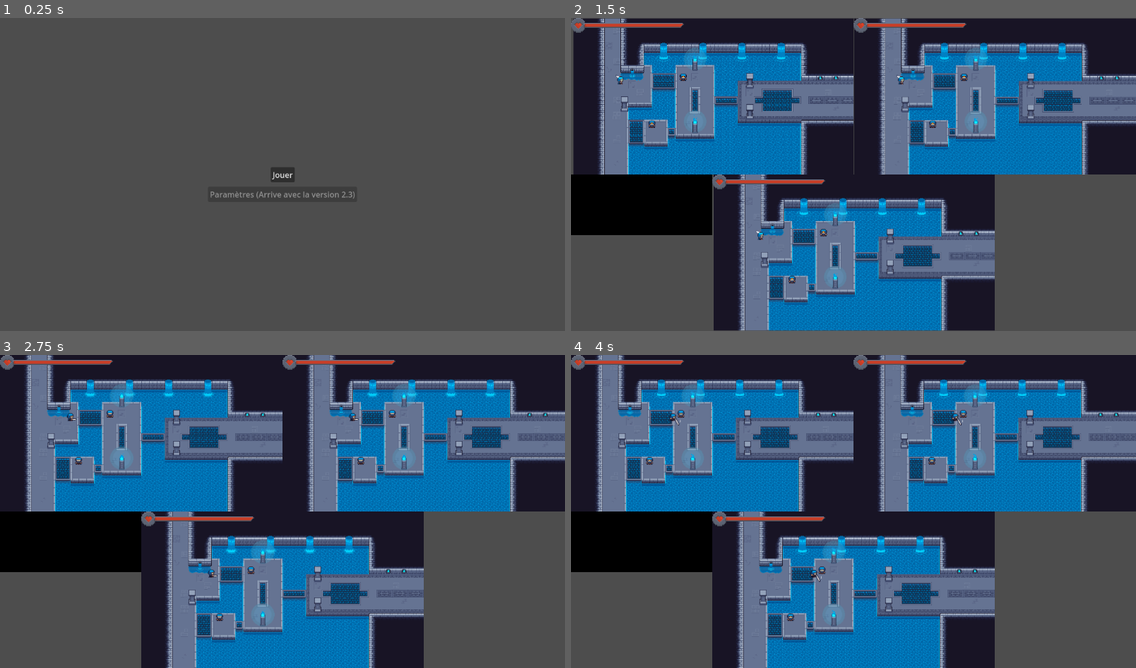
Above: before the commit, frames 1-4 (two rows, left to right).
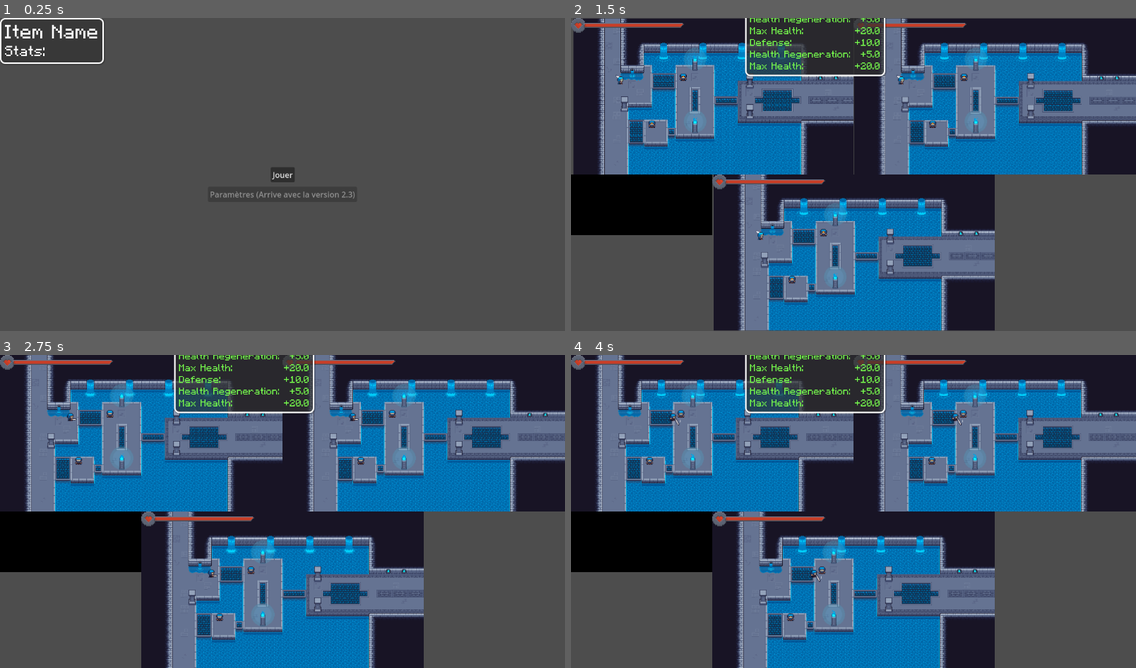
Above: after the commit, the same moments.

Repository: Supertolek/jeu-trop-koul
Game: Godot game, scene res://scenes/home_screen.tscn
The game is run twice, just before and just after one commit, with the same random seed, the same clock (stepped at 60 frames per second) and the same inputs.
Inputs (mouse positions are in pixels of both pictures, inside the frame that each line leads up to):
- Up to frame 1 (0.25 s): no input
- Up to frame 2 (1.5 s): click "Jouer" at 0.5 s; tap Enter at 1.25 s; move the mouse to (977, 158) at 1.27 s; press the mouse at (977, 158) at 1.28 s; hold Right (move_right) from 1.28 s (still down)
- Up to frame 3 (2.75 s): tap Shift (shift) at 1.55 s; release Right (move_right) at 2 s; release the mouse at (406, 495) at 2 s; drag from (169, 527) to (254, 574) at 2.02 s
- Up to frame 4 (4 s): move the mouse to (910, 442) at 2.77 s; press the mouse at (910, 442) at 2.78 s; hold Right (move_right) 2.78-3.5 s; tap Shift (shift) at 3.05 s; release the mouse at (910, 442) at 3.5 s; drag from (825, 574) to (684, 464) at 3.52 s

The runs differ from the first frame. In frame 1, 0.6% of the frame differs, in the area x 0-19%, y 0-15%; in frame 2, 2.2%; in frame 3, 2.2%, in the area x 30-56%, y 0-19%; in frame 4, 2.2%.

Commit message:
Support de l'inventaire à la manette

Diff:
--- a/project.godot
+++ b/project.godot
@@ -83,16 +83,20 @@
 shift={
 "deadzone": 0.2,
 "events": [Object(InputEventKey,"resource_local_to_scene":false,"resource_name":"","device":-1,"window_id":0,"alt_press …(195 unchanged characters)…
+, Object(InputEventJoypadMotion,"resource_local_to_scene":false,"resource_name":"","device":-1,"axis":5,"axis_value":1.0,"script":null)
+, Object(InputEventJoypadMotion,"resource_local_to_scene":false,"resource_name":"","device":-1,"axis":4,"axis_value":1.0,"script":null)
 ]
 }
 move_ui_left={
 "deadzone": 0.2,
 "events": [Object(InputEventKey,"resource_local_to_scene":false,"resource_name":"","device":-1,"window_id":0,"alt_press …(191 unchanged characters)…
+, Object(InputEventJoypadButton,"resource_local_to_scene":false,"resource_name":"","device":-1,"button_index":9,"pressure":0.0,"pressed":true,"script":null)
 ]
 }
 move_ui_right={
 "deadzone": 0.2,
 "events": [Object(InputEventKey,"resource_local_to_scene":false,"resource_name":"","device":-1,"window_id":0,"alt_press …(192 unchanged characters)…
+, Object(InputEventJoypadButton,"resource_local_to_scene":false,"resource_name":"","device":-1,"button_index":10,"pressure":0.0,"pressed":true,"script":null)
 ]
 }
 open_inventory={
--- a/scenes/inventory.tscn
+++ b/scenes/inventory.tscn
@@ -77,6 +77,7 @@
 offset_top = -50.0
 offset_right = 50.0
 offset_bottom = 50.0
+focus_neighbor_bottom = NodePath("../../EquipedWeaponContainer/EquipedWeaponSlot")
 slot_type = 1
 
 [node name="EquipedWeaponContainer" type="Control" parent="VBoxContainer/InventoryBody/EquipedItemsMarginContainer/EquipedItemSpliter"]
@@ -96,6 +97,7 @@
 offset_top = -50.0
 offset_right = 50.0
 offset_bottom = 50.0
+focus_neighbor_top = NodePath("../../EquipedArmorContainer/EquipedArmorSlot")
 slot_type = 1
 
 [node name="MainInventoryMarginContainer" type="MarginContainer" parent="VBoxContainer/InventoryBody"]
@@ -345,6 +347,8 @@
 layout_mode = 2
 size_flags_horizontal = 4
 size_flags_vertical = 4
+focus_neighbor_top = NodePath("../../../../ItemForgeModifiedItemContainer/VBoxContainer/ModifiedItemInventorySlot")
+focus_neighbor_right = NodePath("../../SecondItemModifierContainer/SecondItemModifierInventorySlot")
 slot_type = 1
 
 [node name="SecondItemModifierContainer" type="VBoxContainer" parent="VBoxContainer/InventoryBody/ItemForgeMarginContainer/VBoxContainer/ItemForgeItemModifierTabContainer/ItemForgeItemModifierHContainer"]
@@ -357,6 +361,9 @@
 layout_mode = 2
 size_flags_horizontal = 4
 size_flags_vertical = 4
+focus_neighbor_left = NodePath("../../FirstItemModifierContainer/FirstItemModifierInventorySlot")
+focus_neighbor_top = NodePath("../../../../ItemForgeModifiedItemContainer/VBoxContainer/ModifiedItemInventorySlot")
+focus_neighbor_right = NodePath("../../ThirdItemModifierContainer/ThirdItemModifierInventorySlot")
 slot_type = 1
 
 [node name="ThirdItemModifierContainer" type="VBoxContainer" parent="VBoxContainer/InventoryBody/ItemForgeMarginContainer/VBoxContainer/ItemForgeItemModifierTabContainer/ItemForgeItemModifierHContainer"]
@@ -368,6 +375,8 @@
 layout_mode = 2
 size_flags_horizontal = 4
 size_flags_vertical = 4
+focus_neighbor_left = NodePath("../../SecondItemModifierContainer/SecondItemModifierInventorySlot")
+focus_neighbor_top = NodePath("../../../../ItemForgeModifiedItemContainer/VBoxContainer/ModifiedItemInventorySlot")
 slot_type = 1
 
 [node name="ItemForgeItemModifierMarginControl" type="Control" parent="VBoxContainer/InventoryBody/ItemForgeMarginContainer/VBoxContainer/ItemForgeItemModifierTabContainer"]
--- a/scenes/inventory_slot.tscn
+++ b/scenes/inventory_slot.tscn
@@ -1,7 +1,25 @@
-[gd_scene load_steps=3 format=3 uid="uid://ckrr6cdh6r0or"]
+[gd_scene load_steps=5 format=3 uid="uid://ckrr6cdh6r0or"]
 
 [ext_resource type="Script" uid="uid://dx7m66pfmbe77" path="res://scripts/inventory_slot.gd" id="1_bxqf6"]
 [ext_resource type="Texture2D" uid="uid://t8cyod5vcfvf" path="res://assets/UI/slot_bg.png" id="2_hddt5"]
+
+[sub_resource type="StyleBoxFlat" id="StyleBoxFlat_hddt5"]
+bg_color = Color(1, 1, 1, 1)
+draw_center = false
+border_width_left = 2
+border_width_top = 2
+border_width_right = 2
+border_width_bottom = 2
+border_color = Color(1, 1, 1, 1)
+
+[sub_resource type="StyleBoxFlat" id="StyleBoxFlat_bxqf6"]
+bg_color = Color(1, 1, 1, 1)
+draw_center = false
+border_width_left = 2
+border_width_top = 2
+border_width_right = 2
+border_width_bottom = 2
+border_color = Color(1.34766e-06, 0.724599, 0.726678, 1)
 
 [node name="InventorySlot" type="Button"]
 self_modulate = Color(1, 1, 1, 0)
@@ -15,9 +33,13 @@
 
 [node name="AspectRatioContainer" type="AspectRatioContainer" parent="."]
 layout_mode = 1
-anchors_preset = 15
+anchors_preset = -1
 anchor_right = 1.0
 anchor_bottom = 1.0
+offset_left = 5.0
+offset_top = 5.0
+offset_right = -5.0
+offset_bottom = -5.0
 grow_horizontal = 2
 grow_vertical = 2
 
@@ -29,6 +51,36 @@
 layout_mode = 2
 mouse_filter = 1
 
+[node name="Focus" type="Panel" parent="AspectRatioContainer/Control"]
+unique_name_in_owner = true
+visible = false
+show_behind_parent = true
+layout_mode = 1
+anchors_preset = -1
+anchor_right = 1.0
+anchor_bottom = 1.0
+offset_left = -5.0
+offset_top = -5.0
+offset_right = 5.0
+offset_bottom = 5.0
+mouse_filter = 2
+theme_override_styles/panel = SubResource("StyleBoxFlat_hddt5")
+
+[node name="Selected" type="Panel" parent="AspectRatioContainer/Control"]
+unique_name_in_owner = true
+visible = false
+show_behind_parent = true
+layout_mode = 1
+anchors_preset = -1
+anchor_right = 1.0
+anchor_bottom = 1.0
+offset_left = -5.0
+offset_top = -5.0
+offset_right = 5.0
+offset_bottom = 5.0
+mouse_filter = 2
+theme_override_styles/panel = SubResource("StyleBoxFlat_bxqf6")
+
 [node name="ItemTexture" type="TextureRect" parent="AspectRatioContainer/Control"]
 unique_name_in_owner = true
 layout_mode = 1
@@ -38,14 +90,8 @@
 anchor_right = 0.968
 anchor_bottom = 0.968
 
-[node name="Panel" type="Panel" parent="."]
-visible = false
-show_behind_parent = true
-layout_mode = 0
-offset_right = 40.0
-offset_bottom = 40.0
-mouse_filter = 2
-
+[connection signal="focus_entered" from="." to="." method="_on_focus_entered"]
+[connection signal="focus_exited" from="." to="." method="_on_focus_exited"]
 [connection signal="gui_input" from="." to="." method="_on_gui_input"]
 [connection signal="mouse_entered" from="." to="." method="_on_mouse_entered"]
 [connection signal="mouse_exited" from="." to="." method="_on_mouse_exited"]
--- a/scenes/popups.tscn
+++ b/scenes/popups.tscn
@@ -37,7 +37,6 @@
 
 [node name="ItemPopup" type="PanelContainer" parent="CanvasLayer"]
 unique_name_in_owner = true
-visible = false
 offset_right = 40.0
 offset_bottom = 40.0
 theme_override_styles/panel = SubResource("StyleBoxFlat_jha0h")
--- a/scripts/inventory.gd
+++ b/scripts/inventory.gd
@@ -1,7 +1,8 @@
 extends Control
 
 class_name InventoryUI
-var a: Dictionary
+#var a: Dictionary
+var device_id: int = 0
 
 var inventory_data: Dictionary = {
 	"equiped_weapon": null,
@@ -22,6 +23,12 @@
 		preload("res://Resources/Items/Items_Modifiers/attack_of_some.tres").duplicate(),
 		preload("res://Resources/Items/Items_Modifiers/bread.tres").duplicate(),
 		preload("res://Resources/Items/Armor/a_cool_chestplate.tres").duplicate(),
+		preload("res://Resources/Items/Armor/a_cool_chestplate.tres").duplicate(),
+		preload("res://Resources/Items/Armor/a_cool_chestplate.tres").duplicate(),
+		preload("res://Resources/Items/Armor/a_cool_chestplate.tres").duplicate(),
+		preload("res://Resources/Items/Weapon/test_sword.tres").duplicate(),
+		preload("res://Resources/Items/Weapon/test_sword.tres").duplicate(),
+		preload("res://Resources/Items/Weapon/test_sword.tres").duplicate(),
 		preload("res://Resources/Items/Weapon/test_sword.tres").duplicate(),
 	]
 }
@@ -29,6 +36,26 @@
 @onready var inventorySlot: PackedScene = preload("res://scenes/inventory_slot.tscn")
 @onready var scene_is_ready = true
 var inventory_tab_index: int = 0
+var focused_inventory_slot: InventorySlot = null:
+	set(value):
+		if value:
+			if focused_inventory_slot:
+				focused_inventory_slot._on_mouse_exited()
+				await get_tree().process_frame
+			value._on_mouse_entered()
+		elif focused_inventory_slot:
+			focused_inventory_slot._on_mouse_exited()
+		focused_inventory_slot = value
+		Popups.device_id = device_id
+var selected_inventory_slot: InventorySlot = null:
+	set(value):
+		if value:
+			value.select()
+			if selected_inventory_slot:
+				selected_inventory_slot.diselect()
+		else:
+			selected_inventory_slot.diselect()
+		selected_inventory_slot = value
 
 
 @onready var modified_item_name: RichTextLabel = %ModifiedItemName
@@ -63,19 +90,46 @@
 
 	modified_item_inventory_slot.slot_pressed.connect(start_dragging)
 	modified_item_inventory_slot.slot_released.connect(stop_dragging)
+	modified_item_inventory_slot.slot_focused.connect(change_focus)
+	modified_item_inventory_slot.device_id = device_id
+	#modified_item_inventory_slot.slot_selected.connect(select_inventory_slot)
+	#modified_item_inventory_slot.slot_diselected.connect(diselect_inventory_slot)
 	first_item_modifier_inventory_slot.slot_pressed.connect(start_dragging)
 	first_item_modifier_inventory_slot.slot_released.connect(stop_dragging)
+	first_item_modifier_inventory_slot.slot_focused.connect(change_focus)
+	first_item_modifier_inventory_slot.device_id = device_id
+	#first_item_modifier_inventory_slot.slot_selected.connect(select_inventory_slot)
+	#first_item_modifier_inventory_slot.slot_diselected.connect(diselect_inventory_slot)
 	second_item_modifier_inventory_slot.slot_pressed.connect(start_dragging)
 	second_item_modifier_inventory_slot.slot_released.connect(stop_dragging)
+	second_item_modifier_inventory_slot.slot_focused.connect(change_focus)
+	second_item_modifier_inventory_slot.device_id = device_id
+	#second_item_modifier_inventory_slot.slot_selected.connect(select_inventory_slot)
+	#second_item_modifier_inventory_slot.slot_diselected.connect(diselect_inventory_slot)
 	third_item_modifier_inventory_slot.slot_pressed.connect(start_dragging)
 	third_item_modifier_inventory_slot.slot_released.connect(stop_dragging)
+	third_item_modifier_inventory_slot.slot_focused.connect(change_focus)
+	third_item_modifier_inventory_slot.device_id = device_id
+	#third_item_modifier_inventory_slot.slot_selected.connect(select_inventory_slot)
+	#third_item_modifier_inventory_slot.slot_diselected.connect(diselect_inventory_slot)
 	equiped_armor_inventory_slot.slot_pressed.connect(start_dragging)
 	equiped_armor_inventory_slot.slot_released.connect(stop_dragging)
+	equiped_armor_inventory_slot.slot_focused.connect(change_focus)
+	equiped_armor_inventory_slot.device_id = device_id
+	#equiped_armor_inventory_slot.slot_selected.connect(select_inventory_slot)
+	#equiped_armor_inventory_slot.slot_diselected.connect(diselect_inventory_slot)
 	equiped_weapon_inventory_slot.slot_pressed.connect(start_dragging)
 	equiped_weapon_inventory_slot.slot_released.connect(stop_dragging)
+	equiped_weapon_inventory_slot.slot_focused.connect(change_focus)
+	equiped_weapon_inventory_slot.device_id = device_id
+	#equiped_weapon_inventory_slot.slot_selected.connect(select_inventory_slot)
+	#equiped_weapon_inventory_slot.slot_diselected.connect(diselect_inventory_slot)
 
 func _process(_delta: float) -> void:
 	# Dragging item system
+	if device_id >= 0:
+		inventory_scroll_container.scroll_vertical += Input.get_joy_axis(device_id,JOY_AXIS_RIGHT_Y) * 10
+
 	if is_dragging:
 		dragged_item_texture_rect.global_position = get_global_mouse_position()-dragged_item_texture_rect.size/2
 
@@ -97,6 +151,39 @@
 	reset_forge_modified_item()
 	return inventory_data
 
+
+# CONTROLLER MOVEMENT
+
+func change_focus(to:InventorySlot):
+	if device_id == -2: return
+	focused_inventory_slot = to
+
+func select_inventory_slot():
+	if device_id == -2: return
+	if selected_inventory_slot == focused_inventory_slot:
+		selected_inventory_slot = null
+	elif selected_inventory_slot == null:
+		selected_inventory_slot = focused_inventory_slot
+	elif focused_inventory_slot.slot_type == InventorySlot.SLOT_TYPE.IN_INVENTORY:
+		print('to_inv')
+		dragged_slot = selected_inventory_slot
+		dragged_item = dragged_slot.item
+		stop_dragging(selected_inventory_slot, tab_container)
+		selected_inventory_slot = null
+		await get_tree().process_frame
+		if tab_container.get_child(inventory_tab_index).get_child_count() == 0: return
+		tab_container.get_child(inventory_tab_index).get_child(0).grab_focus()
+	else:
+		print('to_sw_else')
+		dragged_slot = selected_inventory_slot
+		dragged_item = dragged_slot.item
+		stop_dragging(selected_inventory_slot, focused_inventory_slot)
+		selected_inventory_slot = null
+		focused_inventory_slot = focused_inventory_slot
+
+
+func diselect_inventory_slot():
+	pass
 
 
 # DRAGGING ITEM SYSTEM
@@ -123,6 +210,7 @@
 
 
 func start_dragging(slot: InventorySlot):
+	if device_id >= 0: return
 	dragged_slot = slot
 	dragged_item = slot.item
 	dragged_item_texture_rect.visible = true
@@ -130,11 +218,13 @@
 	dragged_item_texture_rect.texture = slot.item_texture.texture
 	is_dragging = true
 
-func stop_dragging(initial_slot: InventorySlot):
+func stop_dragging(initial_slot: InventorySlot, collider = null):
 	# La façon dont cette fonction marche est la suivante:
 
 	# Tout d'abord, on récupère sur quel collider l'objet a été laché
-	var collider = get_dragging_collider()
+	if !collider:
+		if device_id >= 0: return
+		collider = get_dragging_collider()
 	# Et puis on éxécute un programme différent en fonction de où l'objet a été laché.
 	match dragging_colliders.find(collider):
 		0: # Si l'objet est laché sur le tab_container
@@ -242,7 +332,7 @@
 							2: # Si c'est le Premier Item Modifier
 								modified_item_inventory_slot.item.first_item_modifier = null # On l'enlève
 								set_forge_modified_item(modified_item_inventory_slot) # Et on refresh l'affichage de l'item forgé
-							4: # Si c'est le Second Item Modifier
+							3: # Si c'est le Second Item Modifier
 								modified_item_inventory_slot.item.second_item_modifier = null # On l'enlève
 								set_forge_modified_item(modified_item_inventory_slot) # Et on refresh l'affichage de l'item forgé
 
@@ -282,13 +372,19 @@
 	if scene_is_ready:
 		_resize_TabContainer()
 
-func _input(_event:InputEvent) -> void:
+func _input(event:InputEvent) -> void:
+	if (!(event is InputEventKey or event is InputEventMouse) and device_id == -2) or\
+	 ((event is InputEventKey or event is InputEventMouse) and device_id >=0) or\
+	(device_id >= 0 and event.device != device_id): return
 
 	# Inventory Container Managment
 	var menu_dir = int(Input.get_axis("move_ui_left","move_ui_right"))
 	if Input.is_action_just_pressed("move_ui_left") or Input.is_action_just_pressed("move_ui_right"):
 		inventory_tab_index = posmod(inventory_tab_index + menu_dir, category_tab_container.get_child_count())
 		update_inventory_tabContainer()
+	if event.is_action_pressed("attack"):
+		print('hi1')
+		select_inventory_slot()
 
 func _on_all_item_category_button_pressed() -> void:
 	inventory_tab_index = 0
@@ -306,6 +402,7 @@
 func update_inventory_tabContainer():
 	# Set the current tab to the value stored internaly
 	tab_container.current_tab = inventory_tab_index
+	print(tab_container.get_child(inventory_tab_index).name)
 
 	# Resize the new tab
 	_resize_TabContainer()
@@ -330,6 +427,10 @@
 	while number_of_columns * (item_slot_size + item_slot_separation) < inventory_scroll_container_size:
 		number_of_columns += 1
 	selected_tab.columns = number_of_columns - 1
+	if device_id == -2: return
+	if focused_inventory_slot and focused_inventory_slot.slot_type == InventorySlot.SLOT_TYPE.IN_PREVIEW: return
+	if tab_container.get_child(inventory_tab_index).get_child_count() == 0: return
+	tab_container.get_child(inventory_tab_index).get_child(0).grab_focus()
 
 enum TAB_CONTAINER_PARTS {
 	ALL_ITEMS,
@@ -353,6 +454,11 @@
 
 					item_slot.slot_pressed.connect(start_dragging)
 					item_slot.slot_released.connect(stop_dragging)
+					item_slot.slot_focused.connect(change_focus)
+
+					item_slot.device_id = device_id
+					#item_slot.slot_selected.connect(select_inventory_slot)
+					#item_slot.slot_diselected.connect(diselect_inventory_slot)
 					targeted_container.add_child(item_slot)
 
 			TAB_CONTAINER_PARTS.WEAPON:
@@ -364,6 +470,10 @@
 
 						item_slot.slot_pressed.connect(start_dragging)
 						item_slot.slot_released.connect(stop_dragging)
+						item_slot.slot_focused.connect(change_focus)
+						item_slot.device_id = device_id
+						#item_slot.slot_selected.connect(select_inventory_slot)
+						#item_slot.slot_diselected.connect(diselect_inventory_slot)
 						targeted_container.add_child(item_slot)
 
 			TAB_CONTAINER_PARTS.ARMOR:
@@ -375,6 +485,10 @@
 
 						item_slot.slot_pressed.connect(start_dragging)
 						item_slot.slot_released.connect(stop_dragging)
+						item_slot.slot_focused.connect(change_focus)
+						item_slot.device_id = device_id
+						#item_slot.slot_selected.connect(select_inventory_slot)
+						#item_slot.slot_diselected.connect(diselect_inventory_slot)
 						targeted_container.add_child(item_slot)
 
 			TAB_CONTAINER_PARTS.ITEM_MODIFIER:
@@ -386,6 +500,10 @@
 
 						item_slot.slot_pressed.connect(start_dragging)
 						item_slot.slot_released.connect(stop_dragging)
+						item_slot.slot_focused.connect(change_focus)
+						item_slot.device_id = device_id
+						#item_slot.slot_selected.connect(select_inventory_slot)
+						#item_slot.slot_diselected.connect(diselect_inventory_slot)
 						targeted_container.add_child(item_slot)
 
 
@@ -399,6 +517,9 @@
 	modified_item_description.text = ""
 	item_forge_item_modifier_tab_container.current_tab = 1
 	modified_item_inventory_slot.item = null
+	modified_item_inventory_slot.focus_neighbor_left = NodePath("")
+	modified_item_inventory_slot.focus_neighbor_bottom = NodePath("")
+	modified_item_inventory_slot.focus_neighbor_right = NodePath("")
 
 func set_forge_modified_item(slot: InventorySlot):
 	"""Set the selected Item in the Main Inventory Slot of the Forgery to the item contain in the slot gived as a parameter."""
@@ -417,6 +538,9 @@
 				var item_modifier_slot = item_forge_item_modifier_h_container.get_child(item_modifier_container_index).get_child(0)
 				item_modifier_slot.item = item_modifiers[item_modifier_container_index]
 			item_forge_item_modifier_tab_container.current_tab = 0
+			modified_item_inventory_slot.focus_neighbor_left= first_item_modifier_inventory_slot.get_path()
+			modified_item_inventory_slot.focus_neighbor_bottom = second_item_modifier_inventory_slot.get_path()
+			modified_item_inventory_slot.focus_neighbor_right = third_item_modifier_inventory_slot.get_path()
 
 		GlobalItemsMgmt.TYPE_OF_ITEMS.WEAPON:
 			var item_modifiers: Array[ItemModifier] = new_item.get_item_modifiers(true)
@@ -424,9 +548,16 @@
 				var item_modifier_slot = item_forge_item_modifier_h_container.get_child(item_modifier_container_index).get_child(0)
 				item_modifier_slot.item = item_modifiers[item_modifier_container_index]
 			item_forge_item_modifier_tab_container.current_tab = 0
-
-		GlobalItemsMgmt.TYPE_OF_ITEMS.WEAPON:
+			modified_item_inventory_slot.focus_neighbor_left= first_item_modifier_inventory_slot.get_path()
+			modified_item_inventory_slot.focus_neighbor_bottom = second_item_modifier_inventory_slot.get_path()
+			modified_item_inventory_slot.focus_neighbor_right = third_item_modifier_inventory_slot.get_path()
+
+		GlobalItemsMgmt.TYPE_OF_ITEMS.ITEM_MODIFIER:
 			item_forge_item_modifier_tab_container.current_tab = 1
+			modified_item_inventory_slot.focus_neighbor_left = NodePath("")
+			modified_item_inventory_slot.focus_neighbor_bottom = NodePath("")
+			modified_item_inventory_slot.focus_neighbor_right = NodePath("")
+
 
 # ITEM EQUIPER
 func equip_armor_item(slot:InventorySlot):
--- a/scripts/inventory_slot.gd
+++ b/scripts/inventory_slot.gd
@@ -6,12 +6,17 @@
 signal slot_pressed
 signal slot_released
 
+signal slot_focused
+#signal slot_selected
+#signal slot_diselected
+
 enum  SLOT_TYPE {
 	IN_INVENTORY,
 	IN_PREVIEW,
 }
+
+var device_id: int
 @onready var item_texture: TextureRect = %ItemTexture
-
 var texture:
 	set(value):
 		texture = value
@@ -77,11 +82,36 @@
 
 
 func _on_mouse_entered() -> void:
+	#if device_id >= 0: return
 	if item == null: return
 	Popups.ItemPopup(Rect2(global_position,size),item)
-	#pass
 
 
 func _on_mouse_exited() -> void:
+	#if device_id >= 0: return
 	Popups.HideItemPopup()
-	#pass
+
+
+@onready var selected: Panel = %Selected
+@onready var focus_display: Panel = %Focus
+
+
+func _on_focus_entered() -> void:
+	if device_id == -2: return
+	slot_focused.emit(self)
+	focus_display.visible = true
+
+
+func _on_focus_exited() -> void:
+	if device_id == -2: return
+	focus_display.visible = false
+
+func select():
+	if device_id == -2: return
+	selected.visible = true
+	#slot_selected.emit(self)
+
+func diselect():
+	if device_id == -2: return
+	selected.visible = false
+	#slot_diselected.emit(self)
--- a/scripts/popups.gd
+++ b/scripts/popups.gd
@@ -1,7 +1,7 @@
 extends Control
 
 # If the stat popup need to show stat that don't change (with a bonus of +0 or *1)
-var display_zero: bool = true
+var display_zero: bool = false
 const POPUP_STAT_LINE = preload("res://scenes/popup_stat_line.tscn")
 
 @onready var item_popup: PanelContainer = %ItemPopup
@@ -12,10 +12,13 @@
 var in_shift:bool = false
 var current_slot
 var current_item
+var device_id:int = 0
+func _input(event: InputEvent) -> void:
+	if (!(event is InputEventKey or event is InputEventMouse) and device_id == -2) or\
+	 ((event is InputEventKey or event is InputEventMouse) and device_id >=0) or\
+	(device_id >= 0 and event.device != device_id): return
 
-
-func _process(_delta: float) -> void:
-	if Input.is_action_just_pressed("shift"):
+	if event.is_action_pressed("shift"):
 		if item_popup.visible:
 			in_shift = true
 			var local_current_slot = current_slot
@@ -23,14 +26,35 @@
 			HideItemPopup()
 			await get_tree().process_frame
 			ItemPopup(local_current_slot,local_current_item)
-	elif  Input.is_action_just_released("shift"):
+	elif event.is_action_released("shift"):
 		if item_popup.visible:
 			in_shift = false
 			var local_current_slot = current_slot
 			var local_current_item = current_item
 			HideItemPopup()
 			await get_tree().process_frame
+			if !local_current_item: return
 			ItemPopup(local_current_slot,local_current_item)
+
+
+func _process(_delta: float) -> void:
+	pass
+	#if Input.is_action_just_pressed("shift"):
+		#if item_popup.visible:
+			#in_shift = true
+			#var local_current_slot = current_slot
+			#var local_current_item = current_item
+			#HideItemPopup()
+			#await get_tree().process_frame
+			#ItemPopup(local_current_slot,local_current_item)
+	#elif  Input.is_action_just_released("shift"):
+		#if item_popup.visible:
+			#in_shift = false
+			#var local_current_slot = current_slot
+			#var local_current_item = current_item
+			#HideItemPopup()
+			#await get_tree().process_frame
+			#ItemPopup(local_current_slot,local_current_item)
 
 func ItemPopup(slot:Rect2, item):
 	current_slot = slot
@@ -51,7 +75,11 @@
 		stats_container_title.text = "Stats:"
 
 	# Some Calculation for displaying correctly the popup beside the slot
-	var mouse_pos: Vector2 = get_viewport().get_mouse_position()
+	var mouse_pos: Vector2
+	if device_id == -2:
+		mouse_pos = get_viewport().get_mouse_position()
+	else:
+		mouse_pos = slot.get_center()
 	var padding: int = 15
 	var correction: Vector2 = Vector2.ZERO
 
